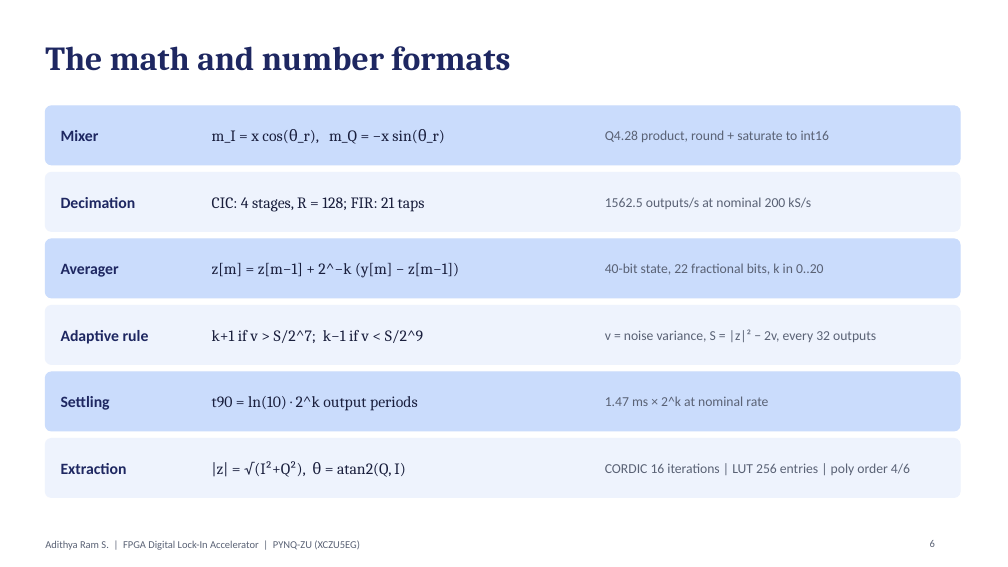
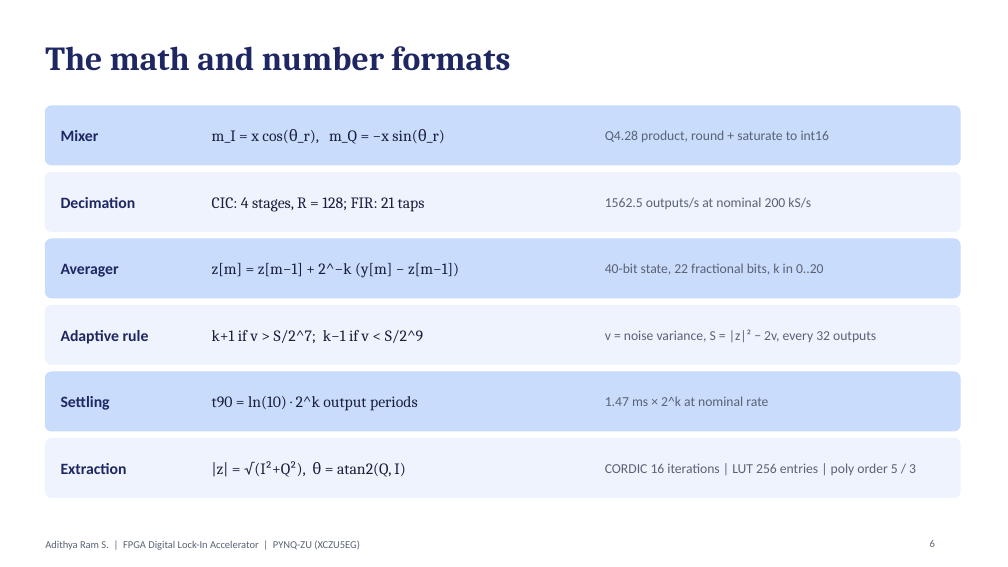
Before and after one commit to Adk-157/lockin-fpga-accelerator, a slide deck: slide 6 of docs/lockin_final.pptx. Drawn at 1008x567 pixels with LibreOffice and Linux fonts; fonts in the diff are those of the drawing. Boxes give left, top, right and bottom in pixels: in the first picture for what was removed or moved away, otherwise in the second. Text is boxed around its words. In the diff, an @@ line names an element or a change of style, - is before the commit and + after.

```diff
--- a/docs/lockin_final.pptx
+++ b/docs/lockin_final.pptx
@@ text at (605, 463, 916, 475): text changed @@
-CORDIC 16 iterations | LUT 256 entries | poly order 4/6
+CORDIC 16 iterations | LUT 256 entries | poly order 5 / 3
```
Also in this commit, not shown: 1 other slide changed, 22 other files.
